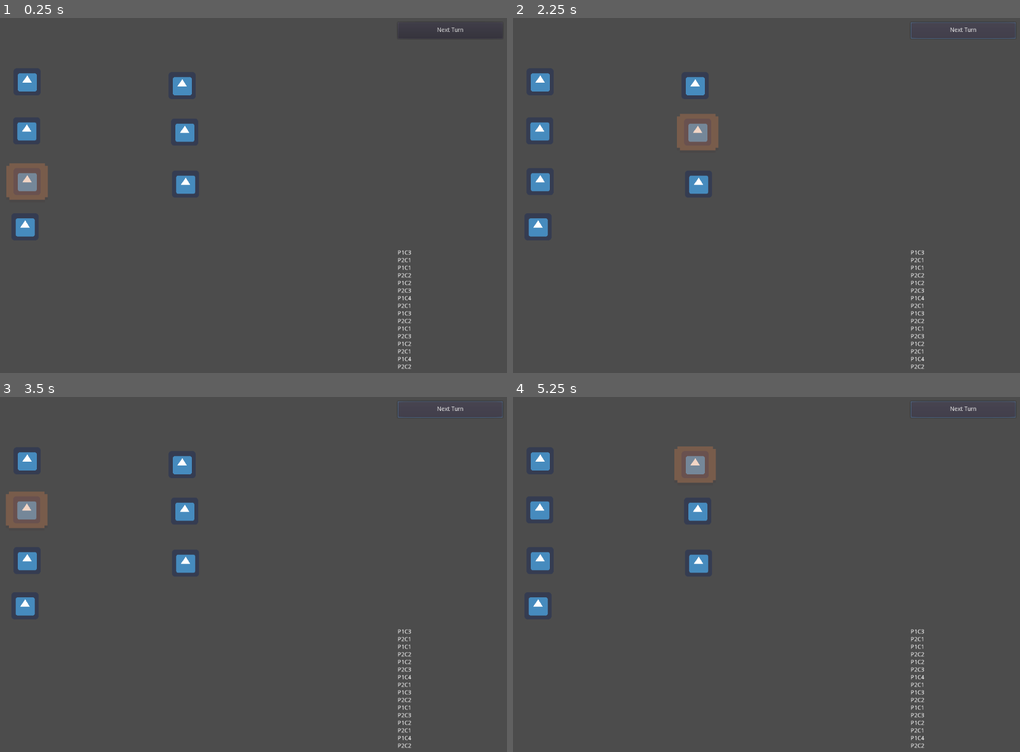
Above: before the commit, frames 1-4 (two rows, left to right).
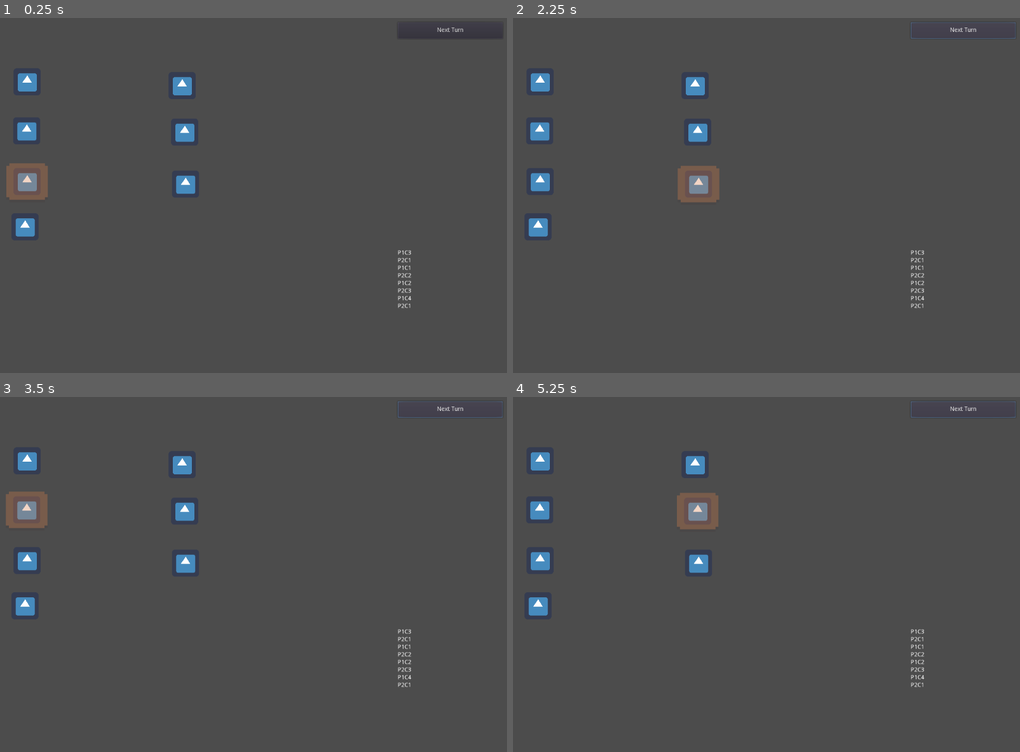
Above: after the commit, the same moments.

Repository: SiTOTG/Magic-Wars
Game: Godot game, scene res://Main.tscn
Same seed, same stepped clock (60 frames per second), same inputs: the game is played once before the commit and once after it. The engine's default icon, where the game draws it, is replaced by a stand-in: a white triangle on a blue panel in a dark square.
Inputs:
- Up to frame 1 (0.25 s): no input
- Up to frame 2 (2.25 s): click "Next Turn" at 0.5 s; click "Next Turn" at 1.25 s; click "Next Turn" at 2 s
- Up to frame 3 (3.5 s): tap Enter at 2.75 s
- Up to frame 4 (5.25 s): tap Space at 3.5, 5 s; tap Enter at 4.25 s

The runs differ from the first frame. In frame 1, 0.1% of the frame differs, in the area x 78-82%, y 82-99%; in frame 2, 1.8%, in the area x 32-82%, y 26-99%; in frame 3, 0.1%; in frame 4, 1.8%.

Commit message:
Fix turn order

Diff:
--- a/World/TurnOrder/TurnOrder.gd
+++ b/World/TurnOrder/TurnOrder.gd
@@ -4,11 +4,11 @@
 onready var current_turn_indicator = $CurrentTurnIndicator
 var Players := {
 	"P1 Characters" : {"TurnOrder": [],
-		"CurrentTurn": null},
+		"CurrentTurn": 0},
 	"P2 Characters" : {"TurnOrder": [],
-		"CurrentTurn": null}
+		"CurrentTurn": 0}
+}
 
-}
 var current_turn: CharacterNode = null
 var player_order: Array = []
 var global_turn_order: Array = []
@@ -22,7 +22,7 @@
 				Players[group].TurnOrder.append(character_node)
 
 		Players[group].TurnOrder.sort_custom(SpeedSorter, "sort_speed")
-	#Decide if character_order_1[0] or character_order_2[0] is faster
+
 	if Players["P1 Characters"].TurnOrder[0].character.speed > Players["P2 Characters"].TurnOrder[0].character.speed:
 		current_turn = Players["P1 Characters"].TurnOrder[0]
 		player_order = ["P1 Characters", "P2 Characters"]
@@ -34,13 +34,20 @@
 
 func calculate_turn_order():
 	global_turn_order.clear()
-	for i in range(max_display_turns):
+	var max_characters = 0
+	for player_name in Players:
+		var player = Players[player_name]
+		var n = player.TurnOrder.size()
+		if n > max_characters: max_characters = n
+
+	for i in range(max_characters*2):
 		var player = player_order[i%2]
 		var character = int(floor(i/2))%Players[player].TurnOrder.size()
-		global_turn_order.append(Players[player].TurnOrder[character])
+		var character_node = Players[player].TurnOrder[character]
+		print("Adding character %s" % character_node.character.characterName)
+		global_turn_order.append(character_node)
 
 func update_ui():
-	var first_player = get_player(current_turn)
 	for child in character_list_ui.get_children():
 		character_list_ui.remove_child(child)
 
@@ -48,12 +55,6 @@
 		var label = Label.new()
 		label.text = character_node.character.characterName
 		character_list_ui.add_child(label)
-
-	#for character in group("Characters")
-#	for character_node in character_order:
-#		var label = Label.new()
-#		label.text = character_node.character.characterName
-#		character_list_ui.add_child(label)
 
 	update_turn_ui()
 
@@ -63,6 +64,11 @@
 			return group
 	return null
 
+func get_next_player(player: String):
+	for player_name in Players:
+		if player_name != player:
+			return player_name
+	return null
 
 func update_turn_ui():
 	if current_turn:
@@ -76,6 +82,8 @@
 		return a.character.speed > b.character.speed
 
 func _on_NextTurnButton_pressed():
-	var idx = (global_turn_order.find(current_turn) + 1) % global_turn_order.size()
-	current_turn = global_turn_order[idx]
+	var next_player = get_next_player(get_player(current_turn))
+	var player_dict = Players[next_player]
+	player_dict.CurrentTurn = (player_dict.CurrentTurn + 1) % player_dict.TurnOrder.size()
+	current_turn = player_dict.TurnOrder[player_dict.CurrentTurn]
 	update_turn_ui()
